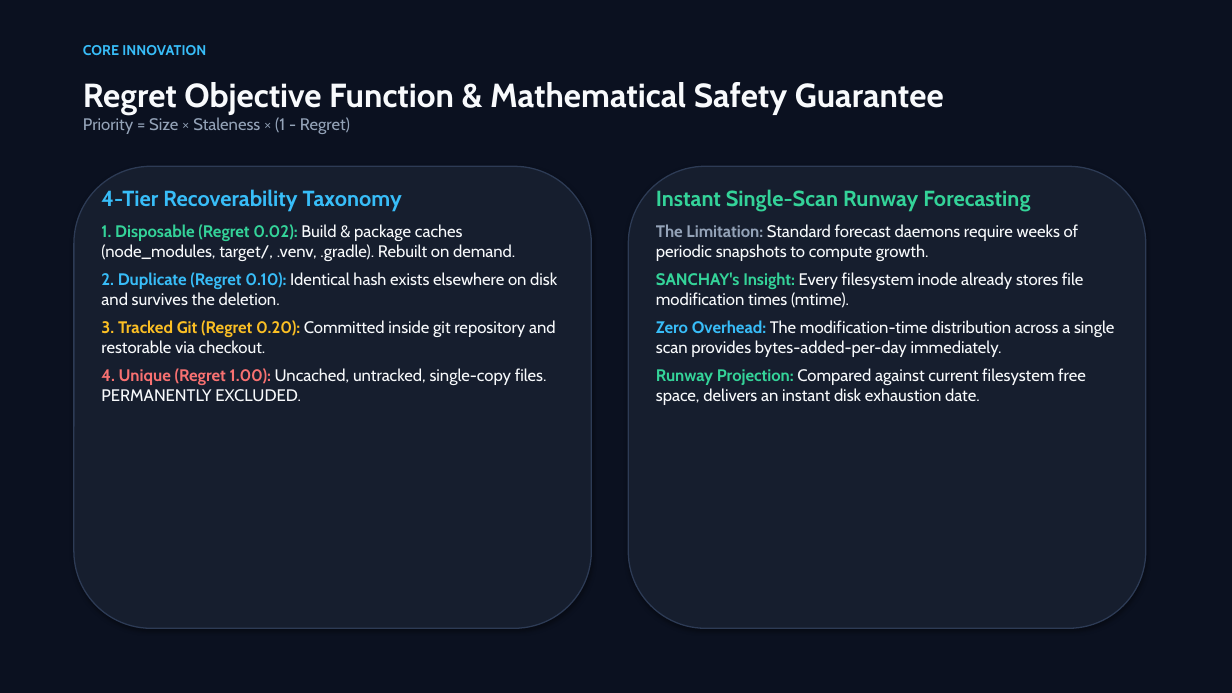
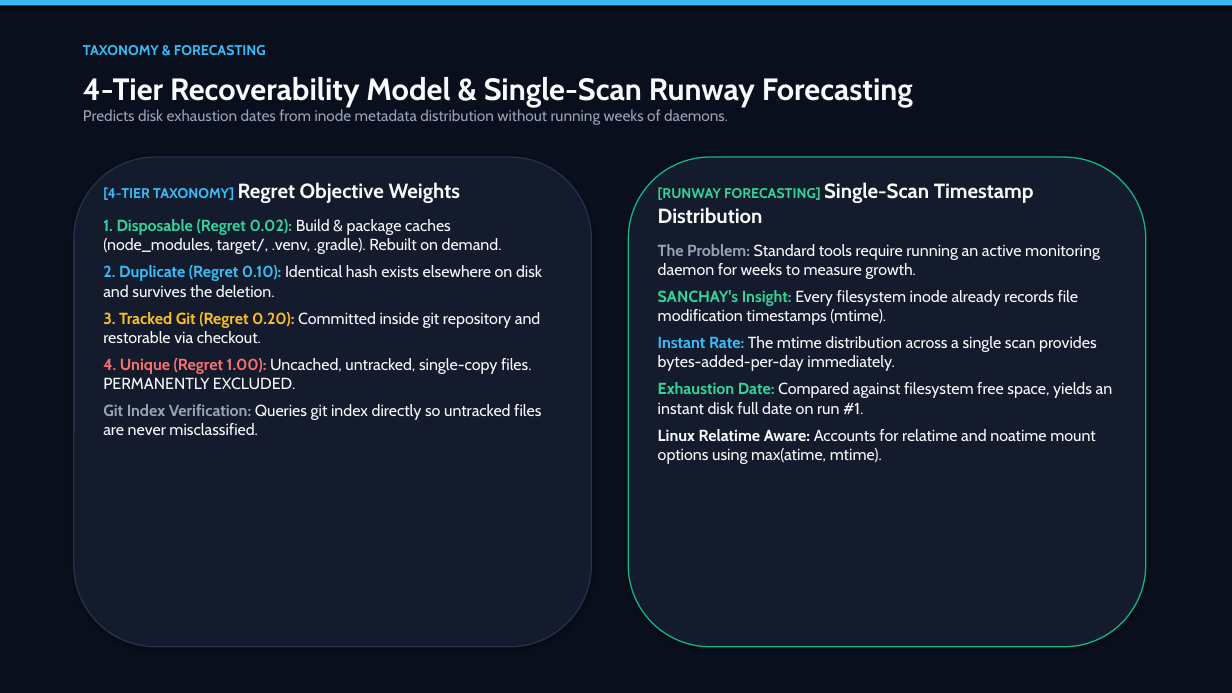
Before and after one commit to basithladdu/sanchay, a slide deck: slide 3 of docs/SANCHAY.pptx. Drawn at 1232x693 pixels with LibreOffice and Linux fonts; fonts in the diff are those of the drawing. Boxes give left, top, right and bottom in pixels: in the first picture for what was removed or moved away, otherwise in the second. Text is boxed around its words. In the diff, an @@ line names an element or a change of style, - is before the commit and + after.

Commit message:
Deliver refined masterpiece presentation deck with high-impact visual design

```diff
--- a/docs/SANCHAY.pptx
+++ b/docs/SANCHAY.pptx
@@ rectangle at [0,0,1232,693]: fill #0B1120 to #0A0F1D @@
@@ rectangle added at [0,0,1232,6], fill #38BDF8 @@
@@ text at [83,45,266,55]: text changed; size 26 to 11 pt; text colour #F8FAFC to #38BDF8 @@
-Regret Objective Function & Mathematical Safety Guarantee
-Priority = Size × Staleness × (1 - Regret)
+TAXONOMY & FORECASTING
@@ text removed at [83,45,206,55] @@
-CORE INNOVATION
@@ text added at [83,77,913,125], 12 pt, text #94A3B8 @@
+4-Tier Recoverability Model & Single-Scan Runway Forecasting
+Predicts disk exhaustion dates from inode metadata distribution without running weeks of daemons.
@@ rounded rectangle: place and size @@
-rounded rectangle at [74,166,592,628]
+rounded rectangle at [74,157,592,647]
@@ rounded rectangle at [74,157,592,647]: fill #161E2E to #131B2C; outline #2D3B55 1 pt to #26334D 1 pt @@
@@ rounded rectangle: place and size @@
-rounded rectangle at [628,166,1146,628]
+rounded rectangle at [628,157,1146,647]
@@ rounded rectangle at [628,157,1146,647]: fill #161E2E to #131B2C; outline #2D3B55 1 pt to #10B981 1 pt @@
@@ text at [103,182,461,203]: text changed; size 17 to 16 pt; text colour #38BDF8 to #F8FAFC @@
-4-Tier Recoverability Taxonomy
+[4-TIER TAXONOMY] Regret Objective Weights
@@ text at [658,182,1113,464]: text changed; size 13 to 12.5 pt @@
-Instant Single-Scan Runway Forecasting
-The Limitation: Standard forecast daemons require weeks of periodic snapshots to compute growth.
-SANCHAY's Insight: Every filesystem inode already stores file modification times (mtime).
-Zero Overhead: The modification-time distribution across a single scan provides bytes-added-per-day immediately.
-Runway Projection: Compared against current filesystem free space, delivers an instant disk exhaustion date.
+[RUNWAY FORECASTING] Single-Scan Timestamp Distribution
+The Problem: Standard tools require running an active monitoring daemon for weeks to measure growth.
+SANCHAY's Insight: Every filesystem inode already records file modification timestamps (mtime).
+Instant Rate: The mtime distribution across a single scan provides bytes-added-per-day immediately.
+Exhaustion Date: Compared against filesystem free space, yields an instant disk full date on run #1.
+Linux Relatime Aware: Accounts for relatime and noatime mount options using max(atime, mtime).
@@ text at [103,219,542,390]: size 13 to 12.5 pt in "1. Disposable (Regret 0.02): Build & package ...", "2. Duplicate (Regret 0.10): Identical hash exists ...", "3. Tracked Git (Regret 0.20): Committed inside ...", "4. Unique (Regret 1.00): Uncached, untracked, single-copy ..." @@
@@ text at [103,404,541,435]: paragraph added @@
+Git Index Verification: Queries git index directly so untracked files are never misclassified.
```
Also in this commit, not shown: 6 other slides changed.
